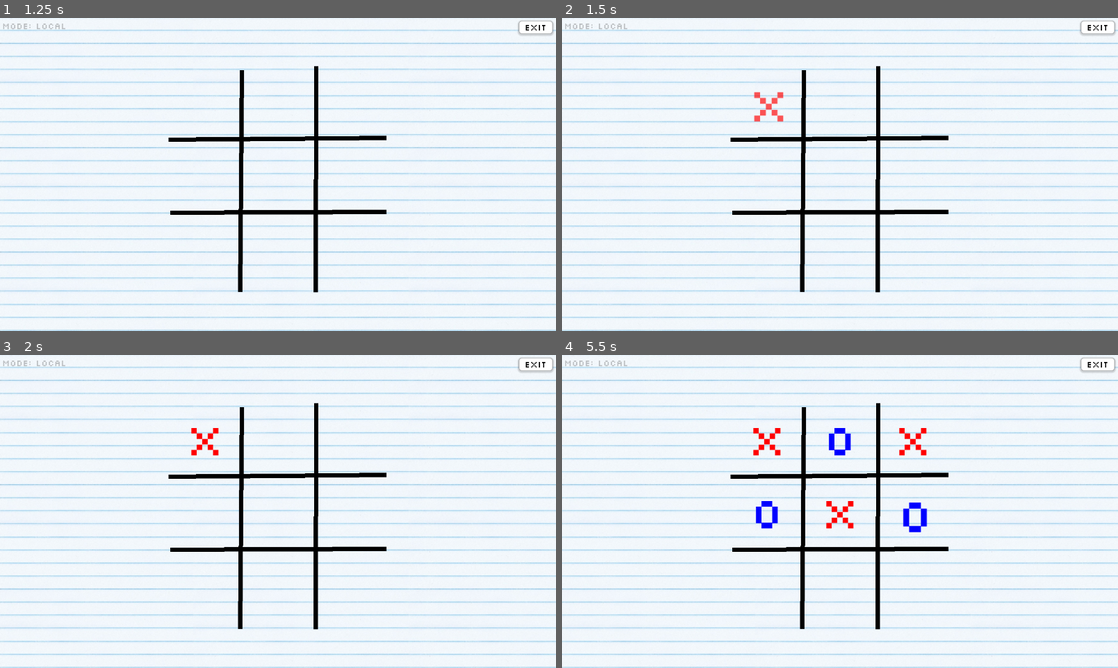
Above: before the commit, frames 1-4 (two rows, left to right).
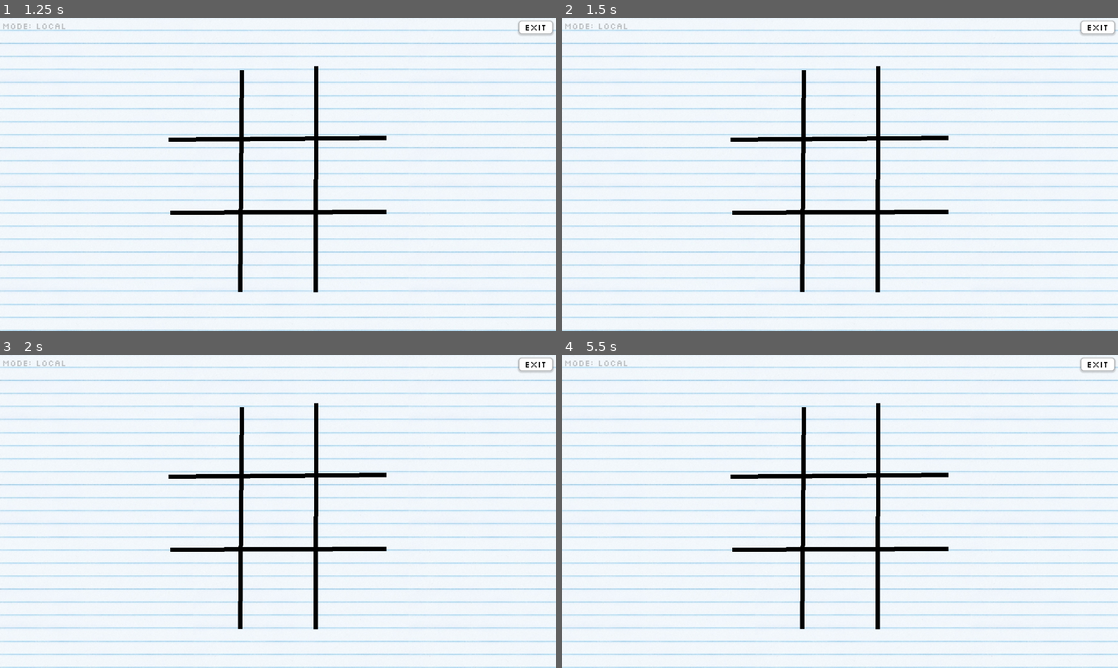
Above: after the commit, the same moments.

Repository: Neo-Ciber94/godot_tic_tac_toe
Game: Godot game, scene res://ui/main_menu.tscn
Same seed, same stepped clock (60 frames per second), same inputs: the game is played once before the commit and once after it.
Inputs (mouse positions are in pixels of both pictures, inside the frame that each line leads up to):
- Up to frame 1 (1.25 s): click "Play Local" at 0.5 s
- Up to frame 2 (1.5 s): tap Enter at 1.25 s; move the mouse to (767, 102) at 1.27 s; click (767, 102) at 1.42 s
- Up to frame 3 (2 s): no input
- Up to frame 4 (5.5 s): move the mouse to (840, 439) at 2.02 s; click (840, 439) at 2.17 s; move the mouse to (912, 439) at 2.77 s; click (912, 439) at 2.92 s; move the mouse to (767, 511) at 3.52 s; click (767, 511) at 3.67 s; move the mouse to (840, 511) at 4.27 s; click (840, 511) at 4.42 s; move the mouse to (912, 511) at 5.02 s; click (912, 511) at 5.17 s

Frame 1 is identical in both runs. In frame 2, 0.2% of the frame differs, in the area x 34-40%, y 23-34%; in frame 3, 0.2%; in frame 4, 1.2%, in the area x 34-66%, y 23-57%.
Error after the commit: Invalid access to property or key of type 'String' on a base object of type 'Dictionary'. (res://ui/game.gd:159)

Commit message:
pick initial players

Diff:
--- a/ui/cell.gd
+++ b/ui/cell.gd
@@ -18,6 +18,9 @@
 	)
 
 func _gui_input(event):
+	if event is InputEventMouseMotion:
+		on_hover.emit(self, true)
+
 	if event is InputEventMouseButton and event.pressed:
 		on_click.emit(self)
 
--- a/ui/game.gd
+++ b/ui/game.gd
@@ -42,8 +42,8 @@
 signal on_game_over();
 
 var _players = {}
-var my_player: String;
-var current_player: String;
+var _my_player: String;
+var _current_player: String;
 
 func _ready() -> void:
 	# online
@@ -109,9 +109,6 @@
 		cell.draw_mark(EMPTY, COLOR_EMPTY)
 
 func setup_players():
-	var player_values = [MARK_X, MARK_O];
-	current_player = player_values[0]
-
 	match _mode:
 		Mode.LOCAL:
 			print("start vs local")
@@ -119,11 +116,14 @@
 			_players[MARK_O] = HumanPlayer.new()
 		Mode.CPU:
 			print("start vs cpu")
+			var turn_players: Array[String] = [MARK_X, MARK_O]
+			_my_player = MARK_X;
+			_current_player =  turn_players.pick_random()
+
 			_players[MARK_X] = HumanPlayer.new()
-			_players[MARK_O] = CpuPlayer.new(player_values[1], _difficulty)
+			_players[MARK_O] = CpuPlayer.new(MARK_O, _difficulty)
 		Mode.ONLINE:
 			print("start vs online")
-
 
 	add_players_to_scene();
 
@@ -156,18 +156,18 @@
 	_is_playing = true;
 
 	while(not _winner.is_finished()):
-		var player: Player = _players[current_player];
-		print("current player: ", current_player)
-
-		print("waiting for: ", current_player)
+		var player: Player = _players[_current_player];
+		print("current player: ", _current_player)
+
+		print("waiting for: ", _current_player)
 		var index = await make_move(player);
-		print(current_player, " move to ", index);
+		print(_current_player, " move to ", index);
 
 		if has_value(index):
 			print("illegal play")
 			continue;
 
-		await set_value(current_player, index);
+		await set_value(_current_player, index);
 		refresh_ui();
 		self.print_board()
 
@@ -259,11 +259,11 @@
 		on_game_over.emit()
 
 func can_hover(index: int):
-	if !_players.has(current_player):
+	if !_players.has(_current_player):
 		return false;
 
-	#if _players[current_player] is not HumanPlayer:
-		#return false;
+	if _my_player != _current_player:
+		return false;
 
 	if has_value(index):
 		return false;
@@ -274,13 +274,16 @@
 	return _winner.is_finished()
 
 func get_player():
-	return current_player;
+	return _current_player;
 
 func get_player_color():
-	return get_color(current_player)
+	return get_color(_current_player)
 
 func switch_player():
-	current_player = MARK_O if current_player == MARK_X else MARK_X;
+	_current_player = MARK_O if _current_player == MARK_X else MARK_X;
+
+	if _mode == Mode.LOCAL:
+		_my_player = _current_player;
 
 func _go_to_main_menu():
 	await change_board_visibility(Visibility.HIDDEN)
